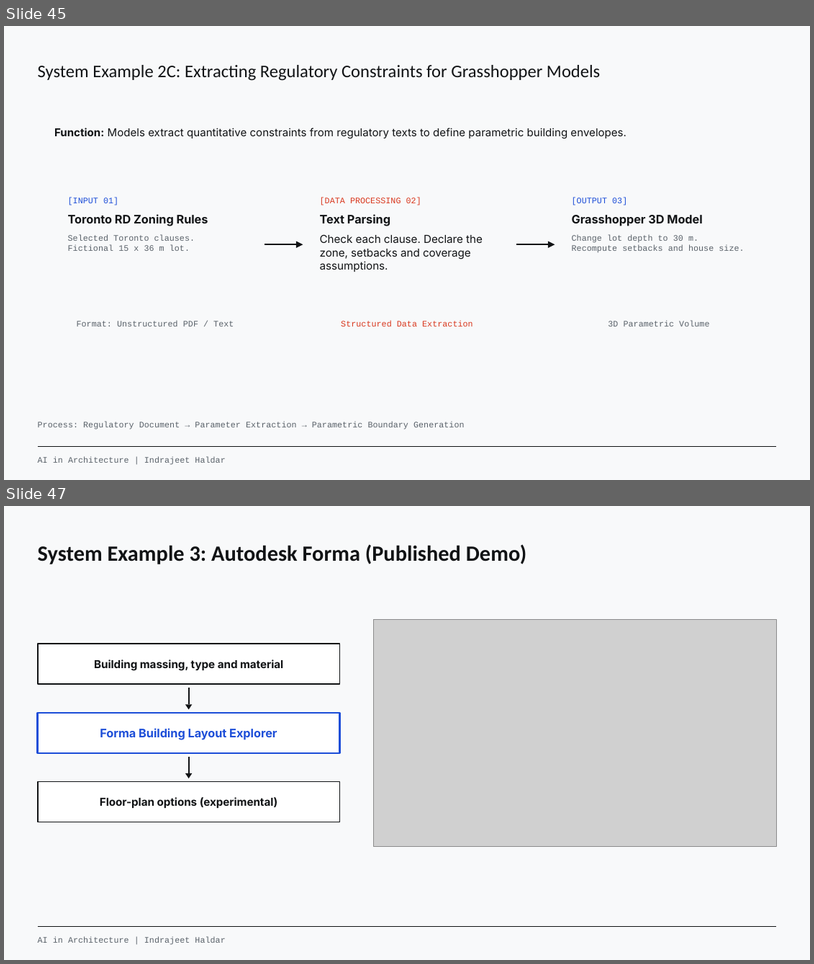
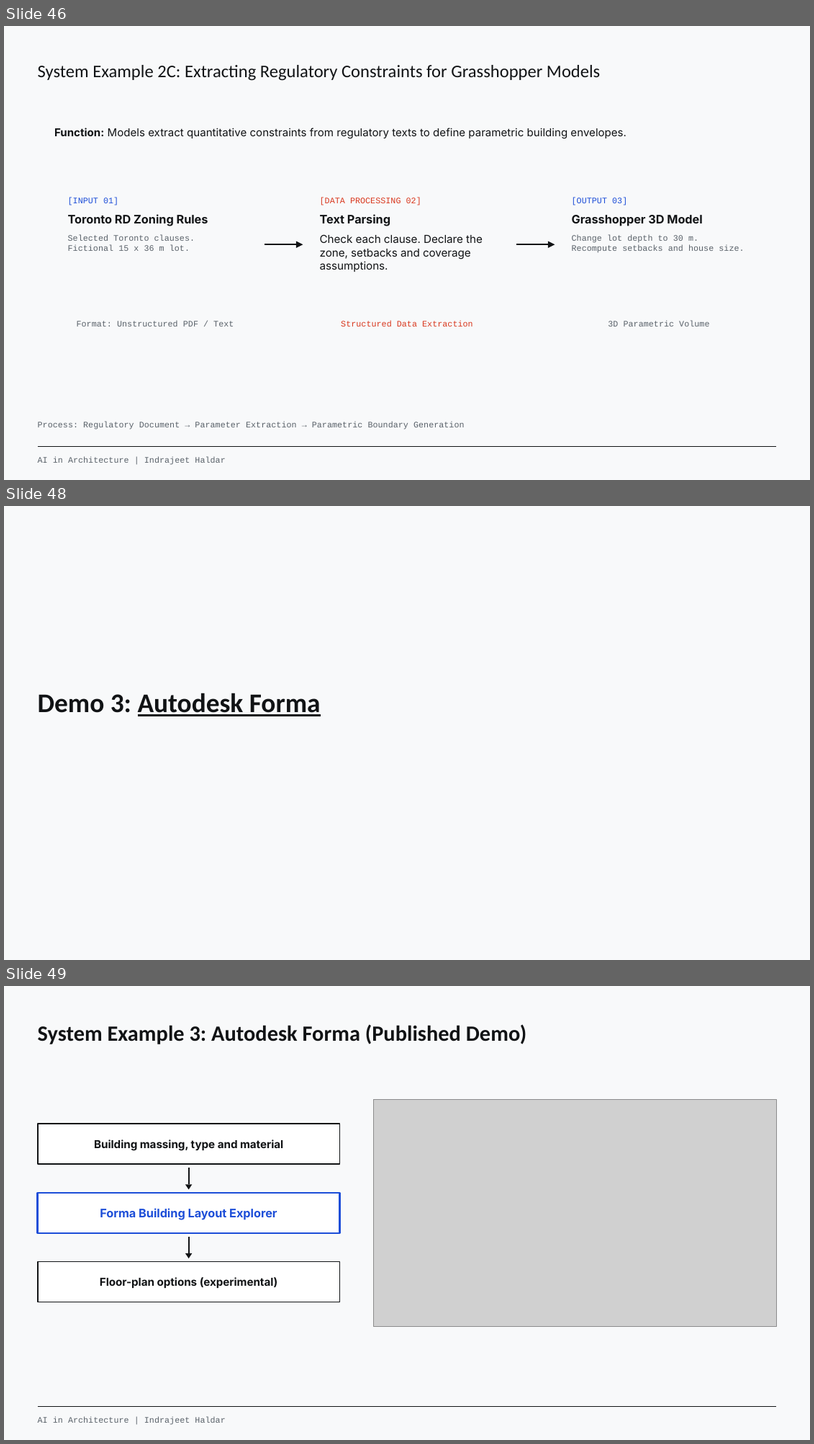
Before and after one commit to range-et/AI_arch_resources, a slide deck: AI in Architecture - Presentation.pptx. Shown one above the other, each under a label of ours: slides 45 and 47 before the commit, slides 46, 48 and 49 after it; the slides between them are not shown. The pictures are 814x964 and 814x1444 pixels, drawn with LibreOffice and Linux fonts; fonts in the diff are those of the drawing; grey boxes stand for pictures; background and template pictures are left out. Boxes give left, top, right and bottom in pixels: in the first picture for what was removed or moved away, otherwise in the second. Text is boxed around its words. In the diff, an @@ line names an element or a change of style, - is before the commit and + after.

```diff
--- a/AI in Architecture - Presentation.pptx
+++ b/AI in Architecture - Presentation.pptx
@@ slide 48 added at (4, 506, 810, 960), background picture (left out); not listed: 1 template element that a slide beside it also shows @@
@@ text added at (38, 692, 321, 716), 24 pt, text #111315, bold, underline @@
+Demo 3: Autodesk Forma
@@ what was slide 45 is now slide 46 @@
@@ what was slide 47 is now slide 49 @@
```
Also in this commit, not shown: 1 slide changed, 2 other slides added, 1 slide removed, 41 other files.
